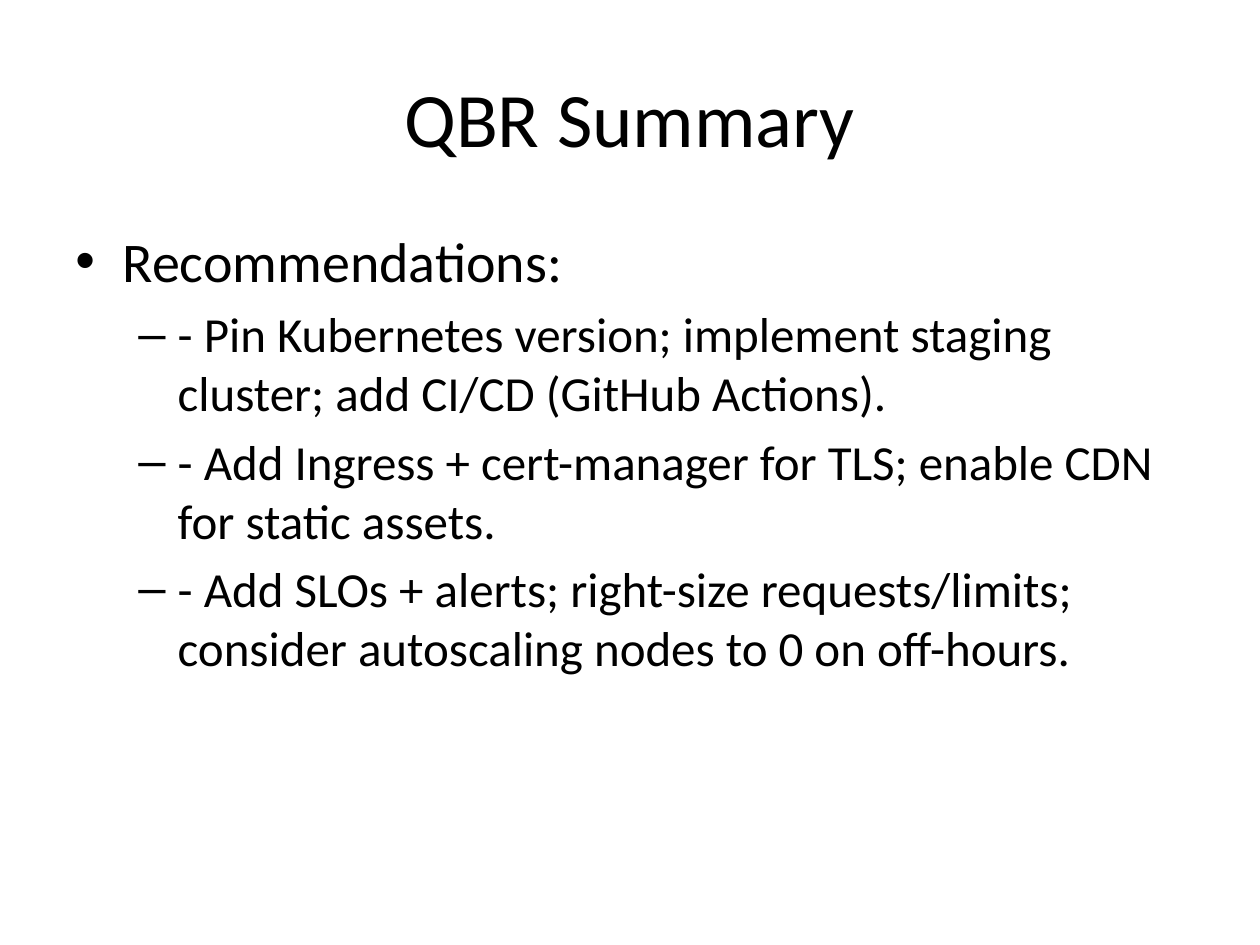
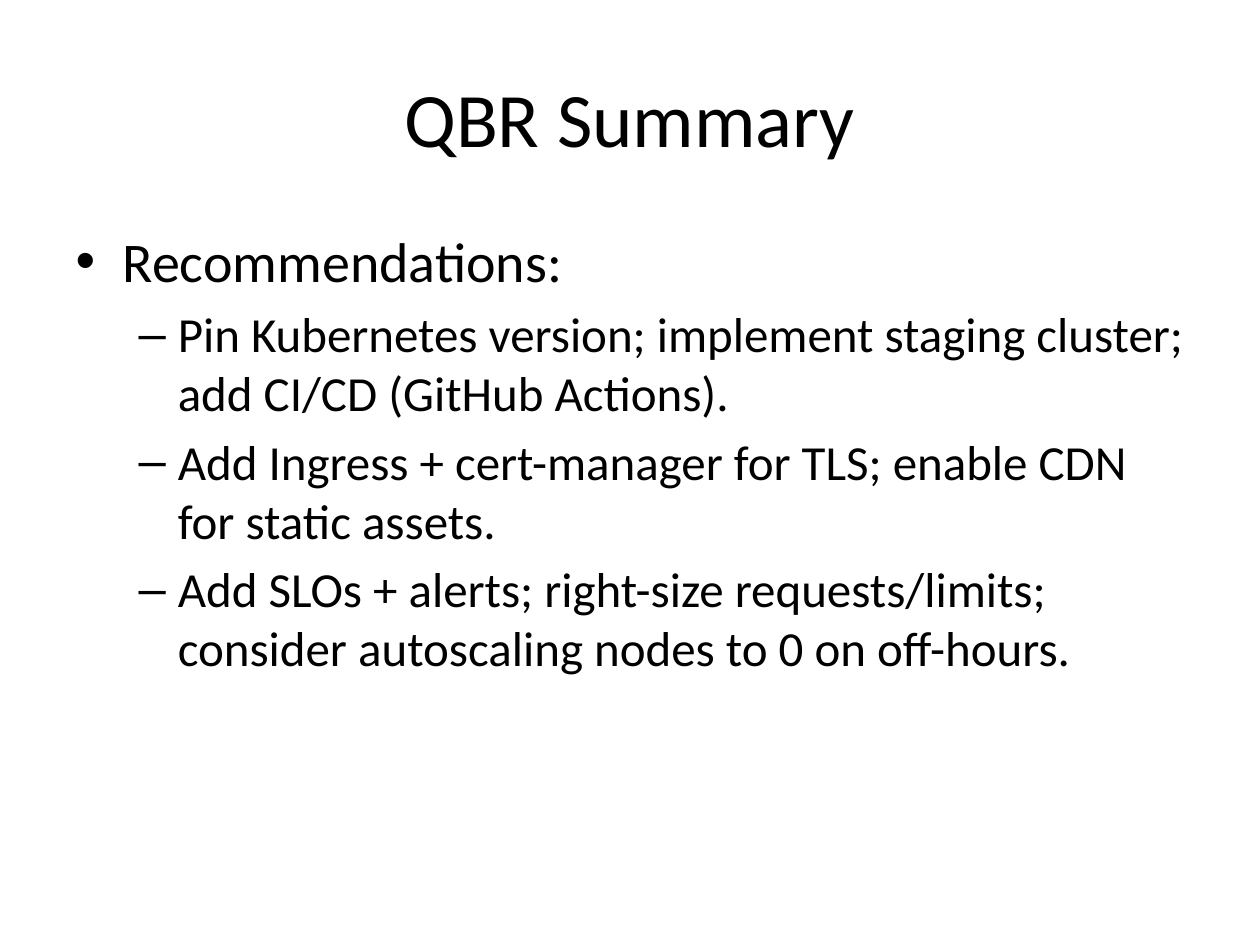
Before and after one commit to qf-devops/do-doks-saas, a slide deck: slide 5 of DOKS-SaaS-Deliverable.pptx. Drawn at 1260x945 pixels with LibreOffice and Linux fonts; fonts in the diff are those of the drawing. Boxes give left, top, right and bottom in pixels: in the first picture for what was removed or moved away, otherwise in the second. Text is boxed around its words. In the diff, an @@ line names an element or a change of style, - is before the commit and + after.

```diff
--- a/DOKS-SaaS-Deliverable.pptx
+++ b/DOKS-SaaS-Deliverable.pptx
@@ text at [178,318,1183,675]: text changed @@
-  – - Pin Kubernetes version; implement staging cluster; add CI/CD (GitHub Actions).
-  – - Add Ingress + cert-manager for TLS; enable CDN for static assets.
-  – - Add SLOs + alerts; right-size requests/limits; consider autoscaling nodes to 0 on off-hours.
+  – Pin Kubernetes version; implement staging cluster; add CI/CD (GitHub Actions).
+  – Add Ingress + cert-manager for TLS; enable CDN for static assets.
+  – Add SLOs + alerts; right-size requests/limits; consider autoscaling nodes to 0 on off-hours.
```
Also in this commit, not shown: 3 other slides changed.
